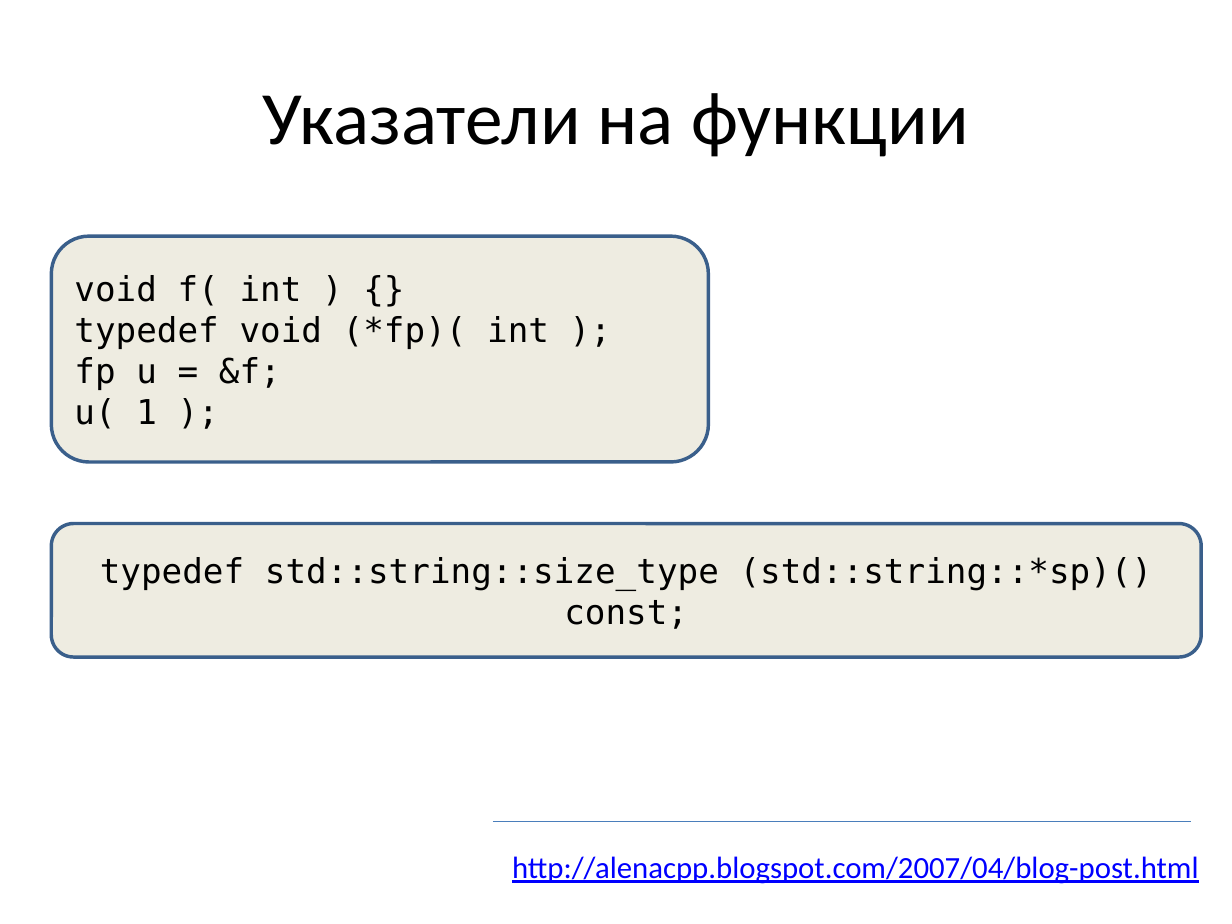
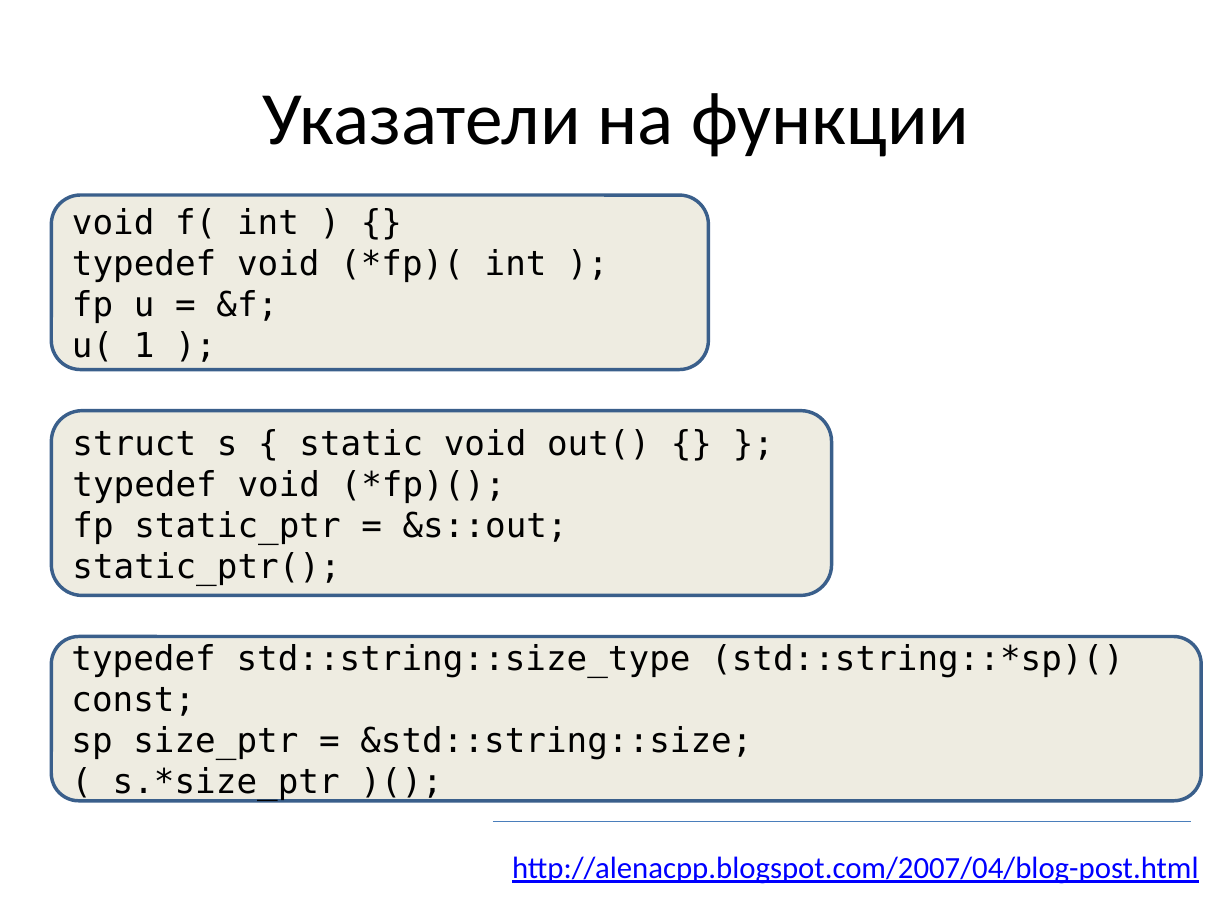
Before and after one commit to tscherkas/cpp_craft_1013, a slide deck: slide 4 of lections/cpp_craft_lec_1_part_2_v1_2.pptx. Drawn at 1232x924 pixels with LibreOffice and Linux fonts; fonts in the diff are those of the drawing. Boxes give left, top, right and bottom in pixels: in the first picture for what was removed or moved away, otherwise in the second. Text is boxed around its words. In the diff, an @@ line names an element or a change of style, - is before the commit and + after.

```diff
--- a/lections/cpp_craft_lec_1_part_2_v1_2.pptx
+++ b/lections/cpp_craft_lec_1_part_2_v1_2.pptx
@@ rounded rectangle "void f( int ) {}": place and size @@
-rounded rectangle "void f( int ) {}" at box(52, 237, 708, 462)
+rounded rectangle "void f( int ) {}" at box(52, 195, 708, 370)
@@ rounded rectangle added at box(52, 410, 832, 595), fill #EEECE1, outline #3A5F8C 2 pt, 20 pt, text #000000 @@
+struct s { static void out() {} };
+typedef void (*fp)();
+fp static_ptr = &s::out;
+static_ptr();
@@ rounded rectangle "typedef std::string::size_type (std::string::*sp)() const;": place and size @@
-rounded rectangle "typedef std::string::size_type (std::string::*sp)() const;" at box(52, 524, 1201, 657)
+rounded rectangle "typedef std::string::size_type (std::string::*sp)() const;" at box(52, 637, 1201, 801)
@@ text in rounded rectangle at box(71, 644, 1124, 716): alignment centre to left @@
@@ text in rounded rectangle at box(71, 726, 752, 801): paragraphs added @@
+sp size_ptr = &std::string::size;
+( s.*size_ptr )();
```
Also in this commit, not shown: 6 other slides changed, 6 other files.
